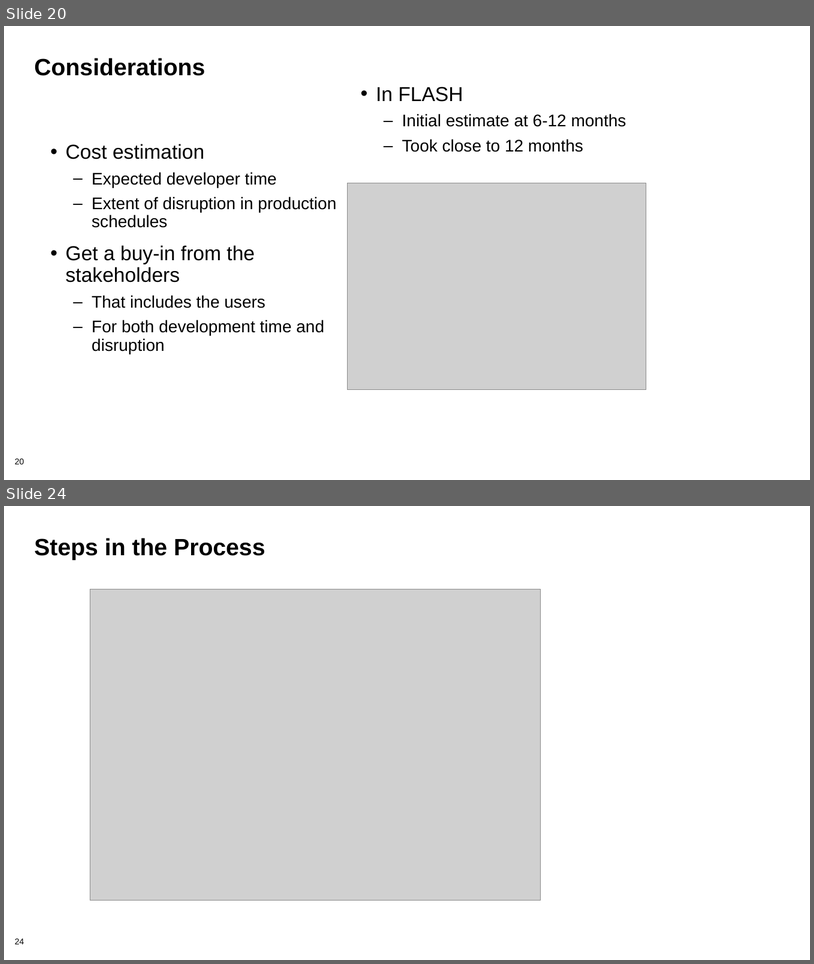
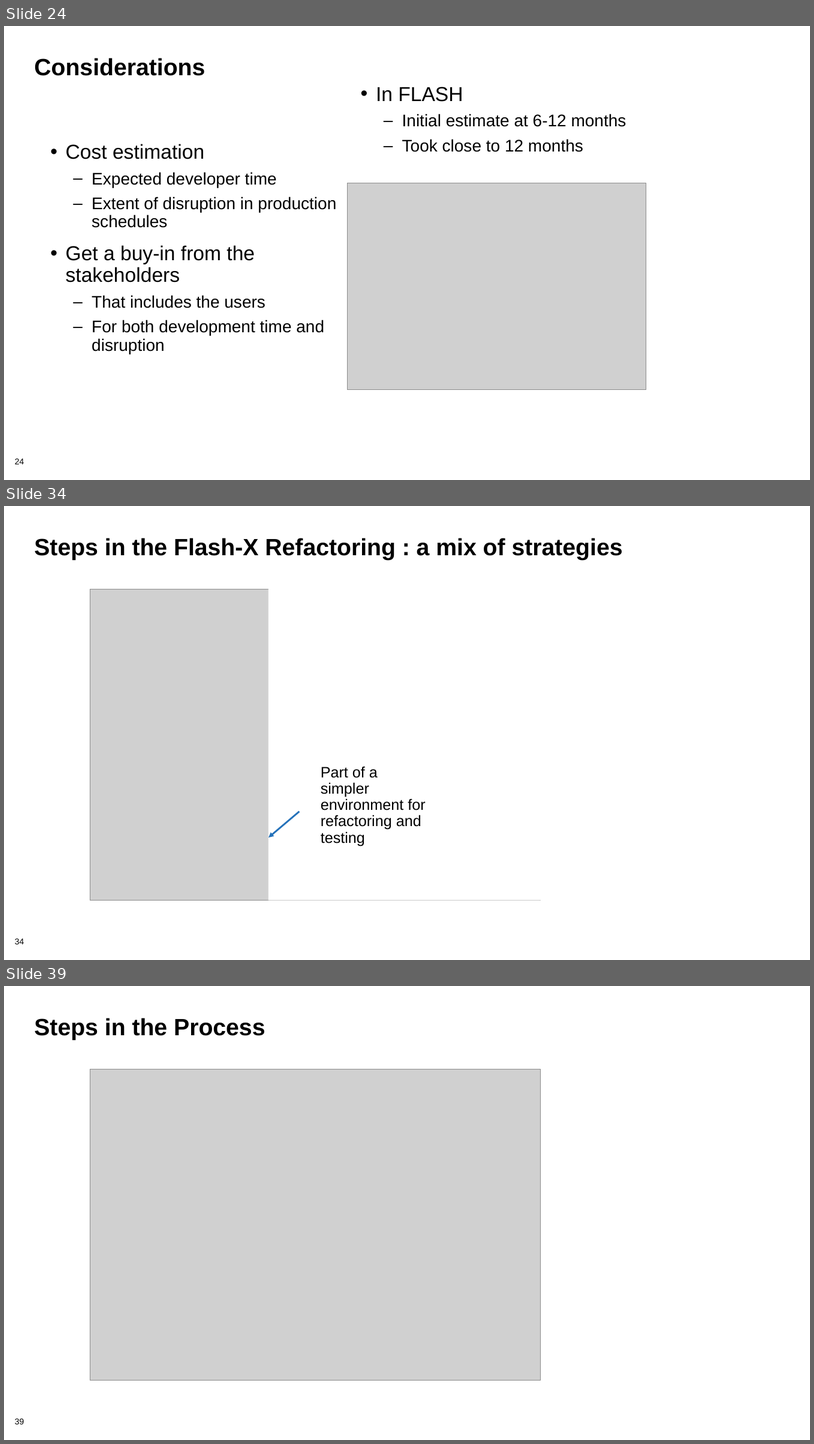
Before and after one commit to bssw-tutorial/presentations, a slide deck: refactoring.pptx. Shown one above the other, each under a label of ours: slides 20 and 24 before the commit, slides 24, 34 and 39 after it; the slides between them are not shown. The pictures are 814x964 and 814x1444 pixels, drawn with LibreOffice and Linux fonts; fonts in the diff are those of the drawing; grey boxes stand for pictures; background and template pictures are left out. Boxes give left, top, right and bottom in pixels: in the first picture for what was removed or moved away, otherwise in the second. Text is boxed around its words. In the diff, an @@ line names an element or a change of style, - is before the commit and + after.

Commit message:
refactoring reworked for SC21

```diff
--- a/refactoring.pptx
+++ b/refactoring.pptx
@@ slide 34 added at (4, 506, 810, 960), background #FFFFFF; not listed: 1 template element that a slide beside it also shows @@
@@ title added at (34, 538, 623, 560), 28 pt, text #000000, bold @@
+Steps in the Flash-X Refactoring : a mix of strategies
@@ picture added at (90, 589, 540, 900) @@
@@ rectangle added at (269, 580, 541, 900), fill #FFFFFF @@
@@ text added at (321, 766, 425, 846), 18 pt, text #000000 @@
+Part of a simpler environment for refactoring and testing
@@ arrow added from (299, 811) to (269, 838), #2673BA 2 pt @@
@@ what was slide 20 is now slide 24 @@
@@ page number at (15, 458, 24, 464): text changed @@
-20
+24
@@ what was slide 24 is now slide 39 @@
@@ page number at (15, 1418, 24, 1424): text changed @@
-24
+39
```
Also in this commit, not shown: 8 slides changed, 14 other slides added.
